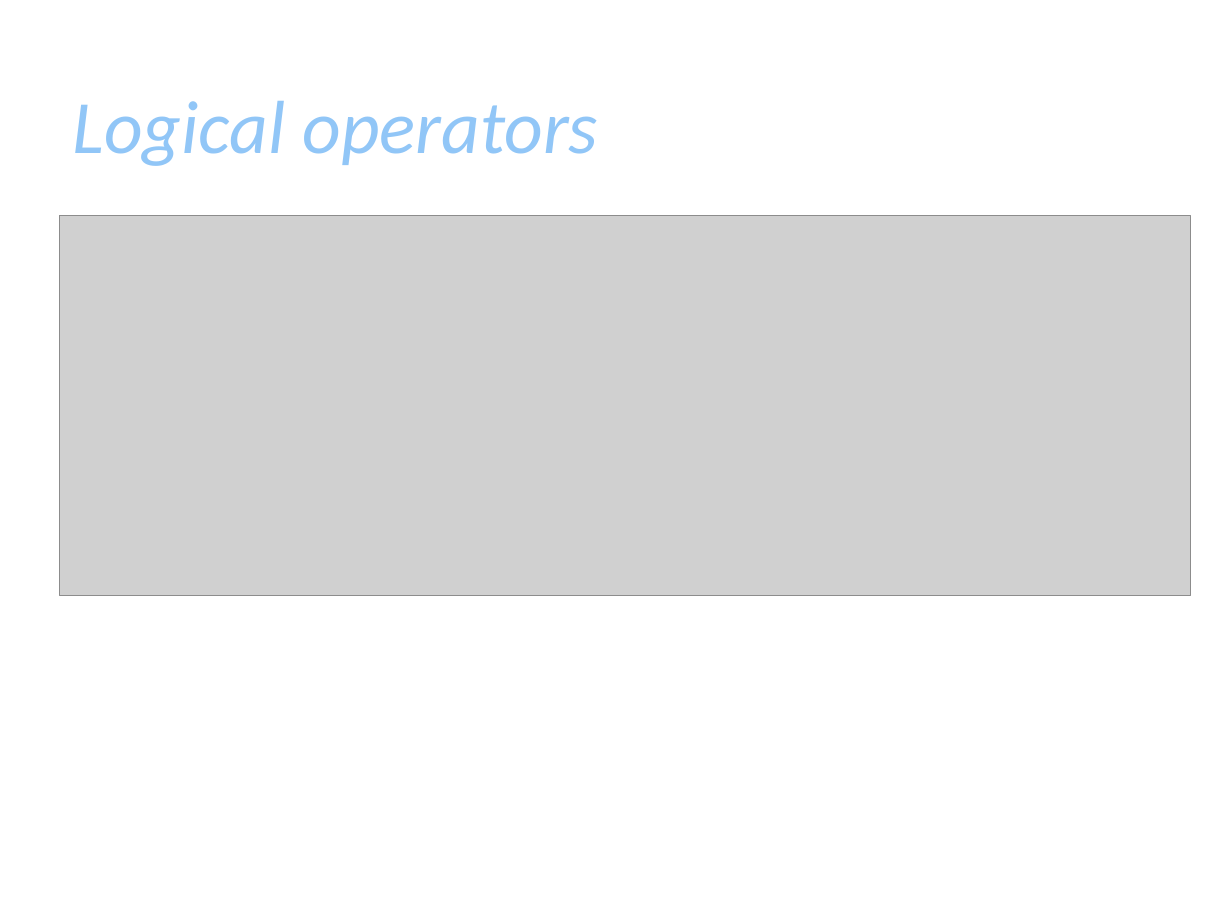
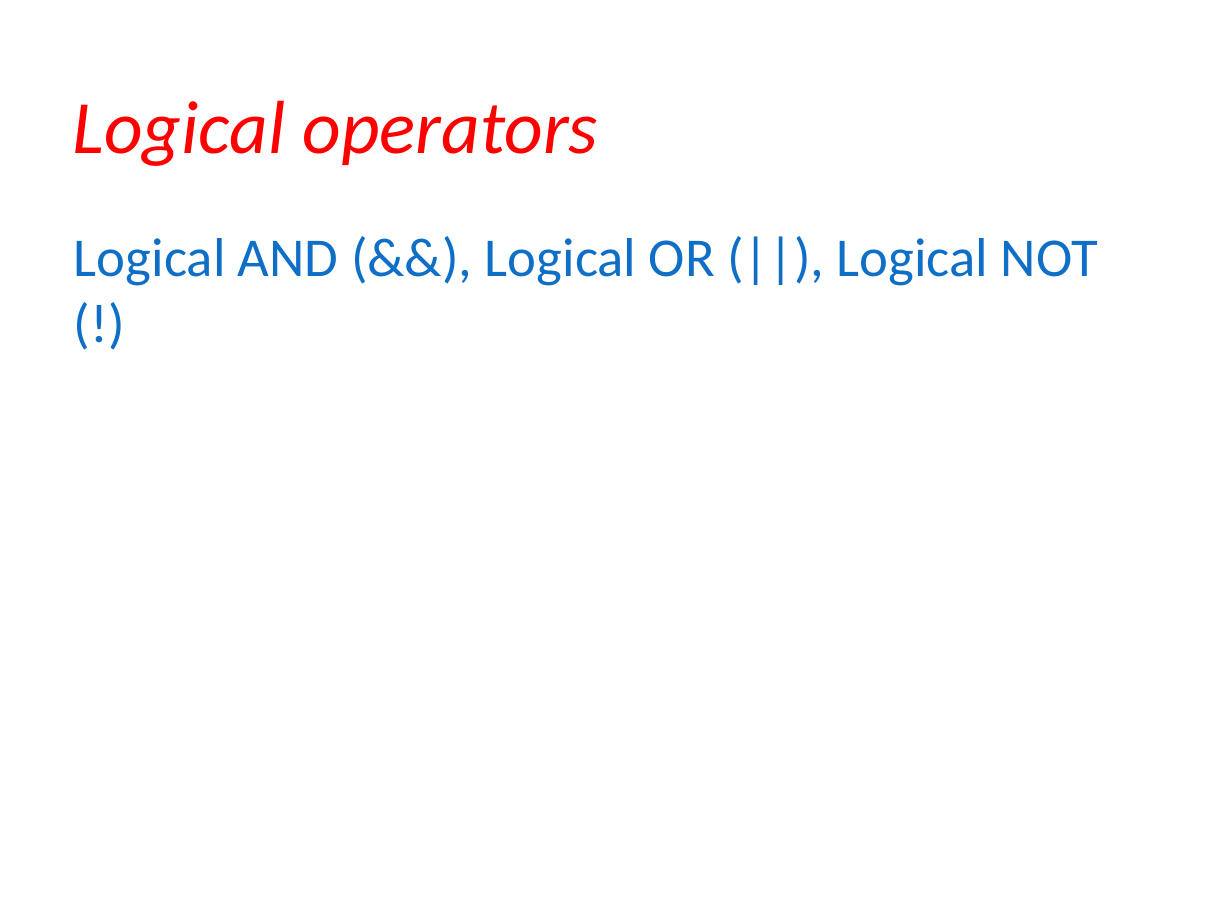
Before and after one commit to vishalamc/CAP489, a slide deck: slide 19 of typescriptVariablesTypesCntrolStructure.pptx (slide 15 before the commit). Drawn at 1232x924 pixels with LibreOffice and Linux fonts; fonts in the diff are those of the drawing; grey boxes stand for pictures; background and template pictures are left out. Boxes give left, top, right and bottom in pixels: in the first picture for what was removed or moved away, otherwise in the second. Text is boxed around its words. In the diff, an @@ line names an element or a change of style, - is before the commit and + after.

```diff
--- a/typescriptVariablesTypesCntrolStructure.pptx
+++ b/typescriptVariablesTypesCntrolStructure.pptx
@@ title "Logical operators" at (72, 100, 598, 166): text colour #91C6F7 to #FF0000 @@
@@ picture removed at (59, 216, 1191, 595) @@
@@ text added at (74, 238, 1098, 286), 32 pt, text #0F6FC6 @@
+Logical AND (&&), Logical OR (||), Logical NOT (!)
```
Also in this commit, not shown: 25 other slides changed, 5 slides added, 2 slides removed, 5 other files.
